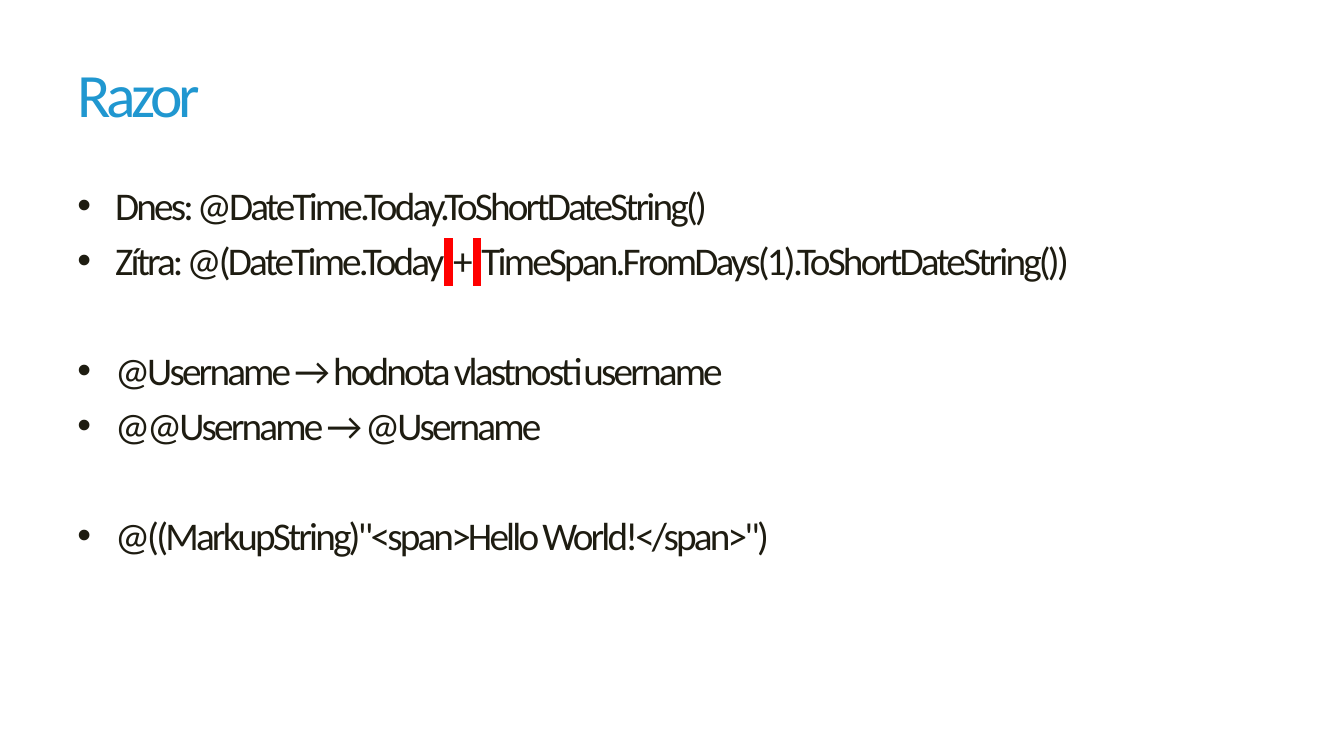
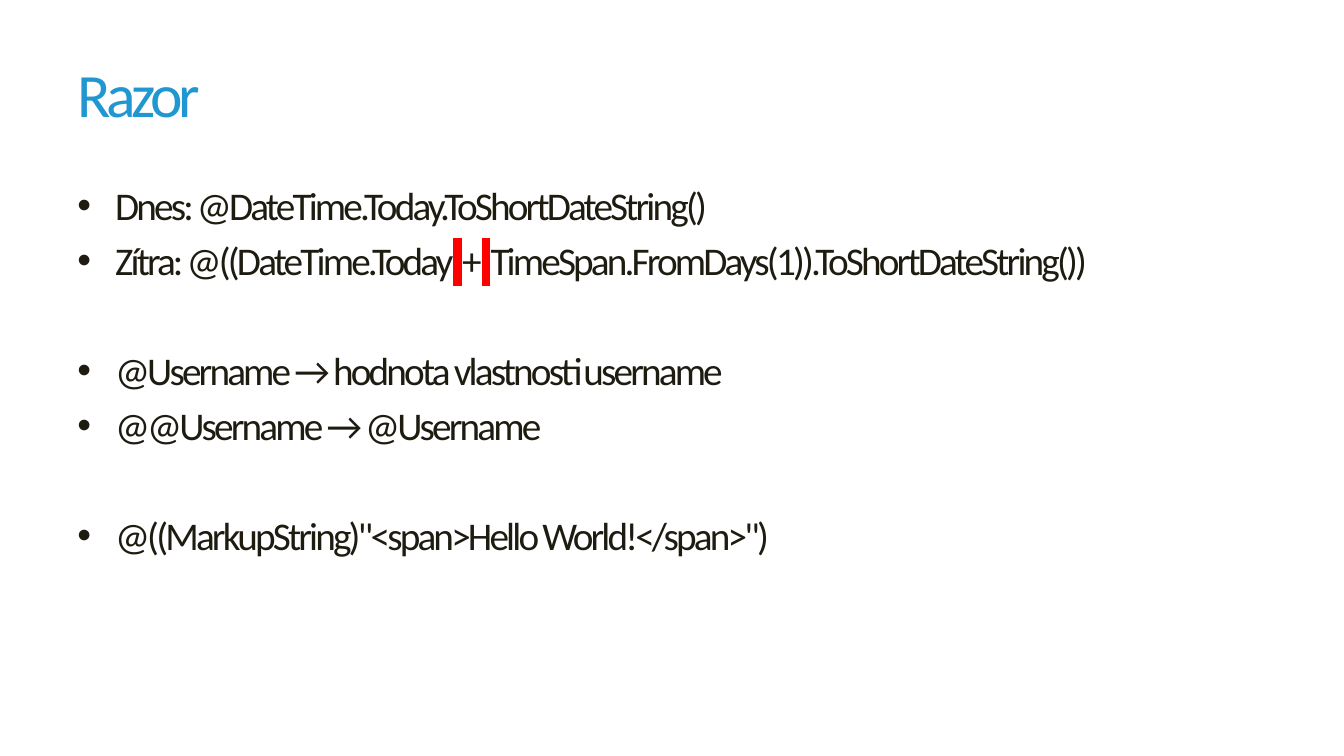
Before and after one commit to jirikanda/BlazorDemos, a slide deck: slide 5 of Presentation/02 - Blazor - Komponenty.pptx. Drawn at 1344x756 pixels with LibreOffice and Linux fonts; fonts in the diff are those of the drawing; background and template pictures are left out. Boxes give left, top, right and bottom in pixels: in the first picture for what was removed or moved away, otherwise in the second. Text is boxed around its words. In the diff, an @@ line names an element or a change of style, - is before the commit and + after.

Commit message:
Drobná korekce prezentace.

```diff
--- a/Presentation/02 - Blazor - Komponenty.pptx
+++ b/Presentation/02 - Blazor - Komponenty.pptx
@@ text at <box>115,242,1088,285</box>: text changed @@
-• Zítra: @(DateTime.Today + TimeSpan.FromDays(1).ToShortDateString())
+• Zítra: @((DateTime.Today + TimeSpan.FromDays(1)).ToShortDateString())
```
